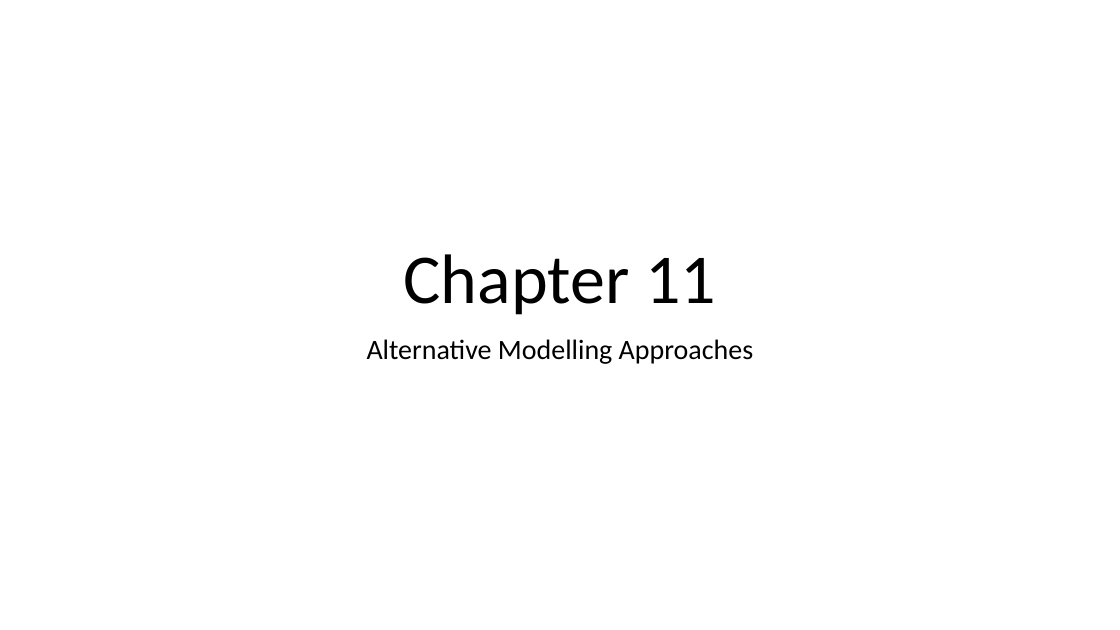
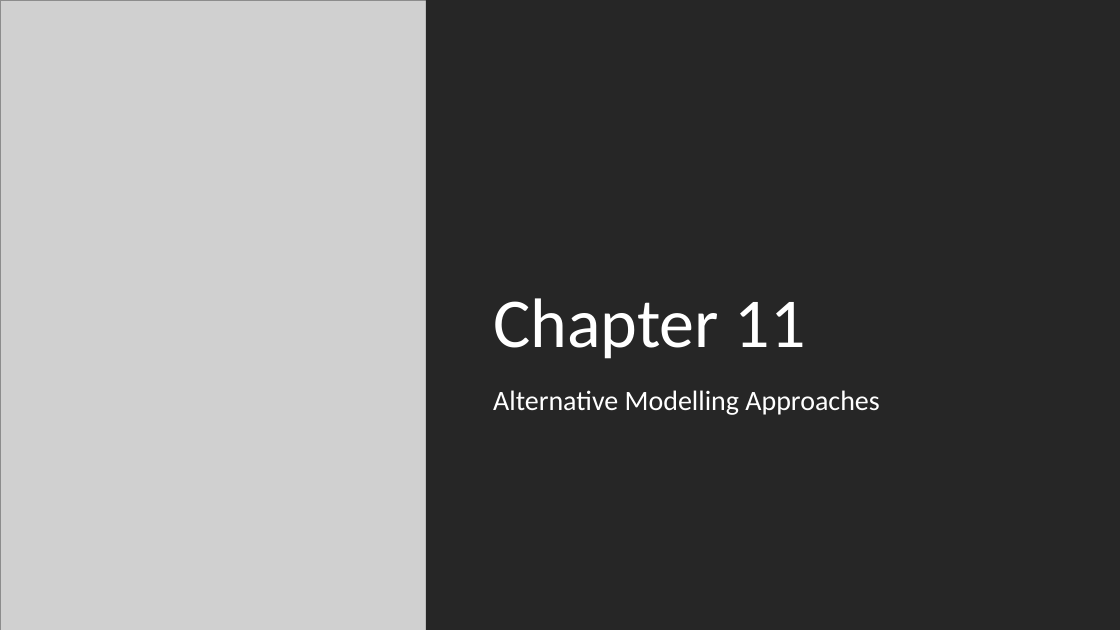
Before and after one commit to abmgis/abmgis, a slide deck: slide 1 of Chapter11-AlternativeModellingApproaches/Chapter11.pptx. Drawn at 1120x630 pixels with LibreOffice and Linux fonts; fonts in the diff are those of the drawing; grey boxes stand for pictures. Boxes give left, top, right and bottom in pixels: in the first picture for what was removed or moved away, otherwise in the second. Text is boxed around its words. In the diff, an @@ line names an element or a change of style, - is before the commit and + after.

Commit message:
updated ppts

```diff
--- a/Chapter11-AlternativeModellingApproaches/Chapter11.pptx
+++ b/Chapter11-AlternativeModellingApproaches/Chapter11.pptx
@@ picture added at [0, 0, 426, 630] @@
@@ rectangle added at [426, 0, 1120, 630], fill #262626 @@
@@ title "Chapter 11": place and size @@
-title "Chapter 11" at [404, 254, 716, 315]
+title "Chapter 11" at [493, 298, 806, 359]
@@ title "Chapter 11" at [493, 298, 806, 359]: text colour #000000 to #FFFFFF; alignment centre to left @@
@@ subtitle "Alternative Modelling Approaches" at [493, 390, 879, 415]: text colour #000000 to #FFFFFF; alignment centre to left @@
@@ subtitle "Alternative Modelling Approaches": place and size @@
-subtitle "Alternative Modelling Approaches" at [367, 339, 753, 364]
+subtitle "Alternative Modelling Approaches" at [493, 390, 879, 415]
```
Also in this commit, not shown: 1 slide added, 7 other files.
